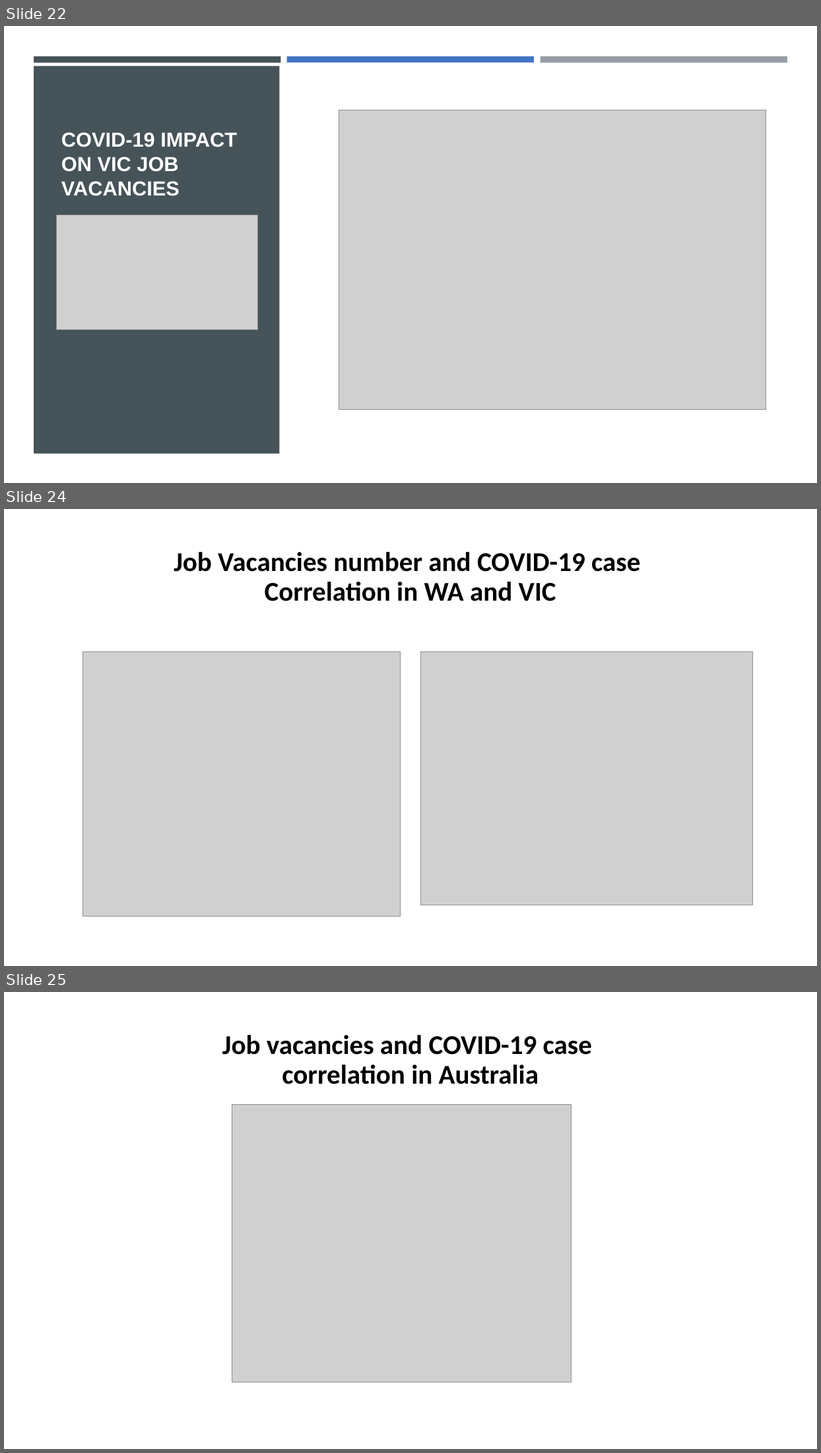
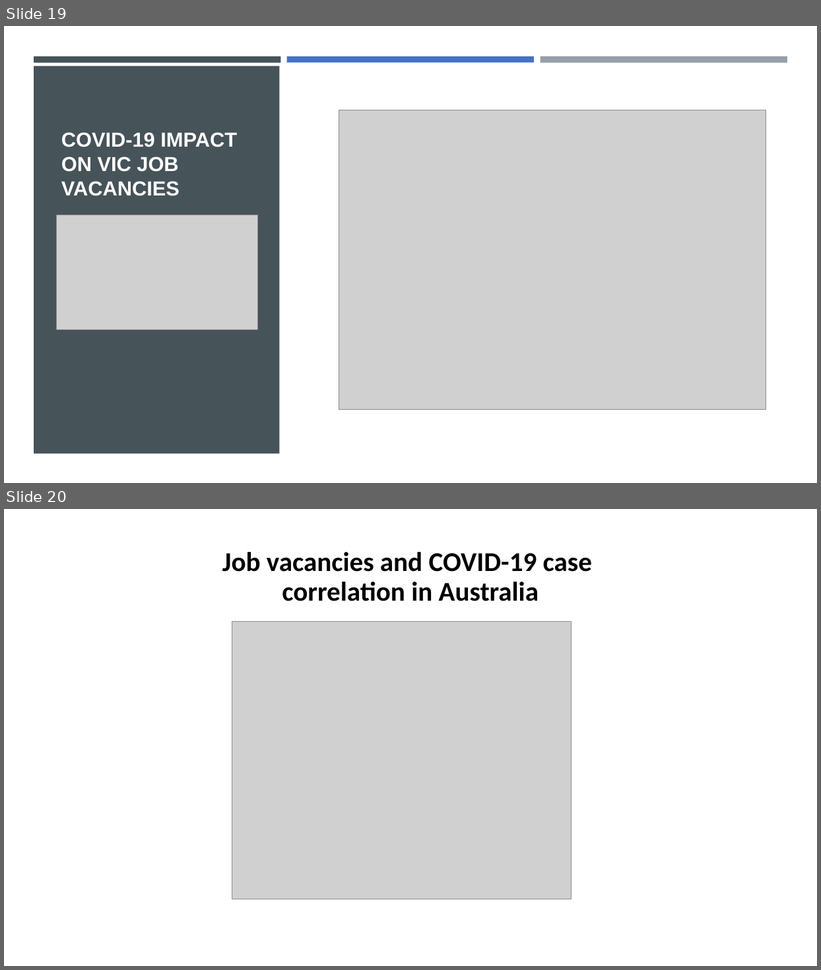
Before and after one commit to xsbaggages/Project_1, a slide deck: Project1.pptx. Shown one above the other, each under a label of ours: slides 22, 24 and 25 before the commit, slides 19 and 20 after it; the slides between them are not shown. The pictures are 821x1453 and 821x970 pixels, drawn with LibreOffice and Linux fonts; fonts in the diff are those of the drawing; grey boxes stand for pictures. Boxes give left, top, right and bottom in pixels: in the first picture for what was removed or moved away, otherwise in the second. Text is boxed around its words. In the diff, an @@ line names an element or a change of style, - is before the commit and + after.

```diff
--- a/Project1.pptx
+++ b/Project1.pptx
@@ slide 24 removed at (4, 509, 817, 966), background #FFFFFF @@
@@ title removed at (174, 552, 640, 601) @@
-Job Vacancies number and COVID-19 case
-Correlation in WA and VIC
@@ picture removed at (83, 652, 401, 916) @@
@@ picture removed at (421, 652, 753, 906) @@
@@ what was slide 22 is now slide 19 @@
@@ what was slide 25 is now slide 20 @@
```
Also in this commit, not shown: 2 slides changed, 4 other slides removed, 8 other files.
